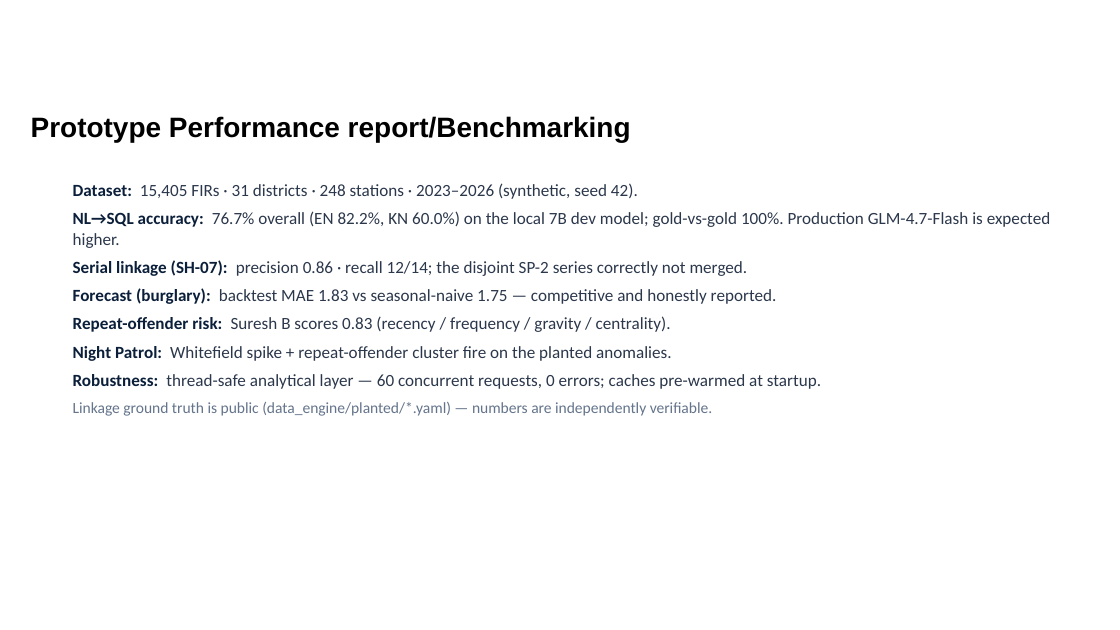
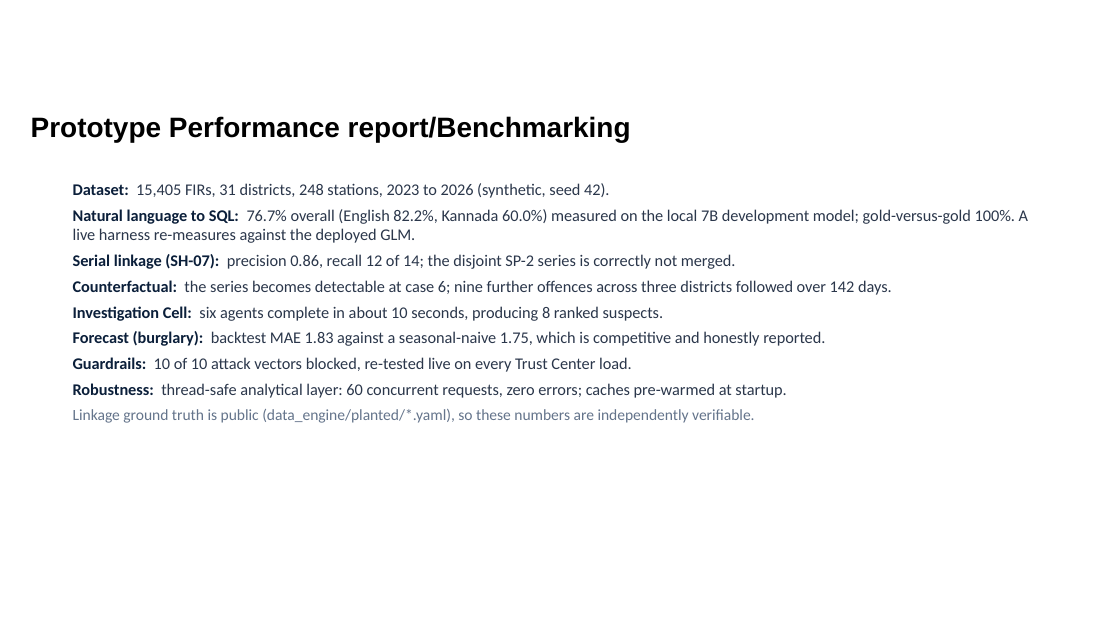
Before and after one commit to arungeekay/anveshak, a slide deck: slide 12 of ANVESHAK_KSP_Datathon_2026_Submission.pptx. Drawn at 1120x630 pixels with LibreOffice and Linux fonts; fonts in the diff are those of the drawing; background and template pictures are left out. Boxes give left, top, right and bottom in pixels: in the first picture for what was removed or moved away, otherwise in the second. Text is boxed around its words. In the diff, an @@ line names an element or a change of style, - is before the commit and + after.

Commit message:
video+deck: refresh both for the Stage-2 feature set
Video (2:38, within the 3-minute limit): re-recorded against the live app covering
all nine views. New beats: the patrol plan, the Trust Center red-team console
refusing injection and caste profiling, the audit chain verifying, a new FIR filed
in plain words joining SH-07 as case 16, the series replay crossing three
districts, the counterfactual, Person 360 and role-scoped answers.

Deck: rewritten for what the app now does, with six fresh screenshots including
the live intake and the red-team console. Benchmarks slide adds the counterfactual,
the ten-second investigation and the guardrail record. Catalyst slide separates
what is live from what is integrated with an honest status.

Also corrected a caption that hardcoded fifteen offences; the intake earlier in the
demo grows the series to sixteen.

```diff
--- a/ANVESHAK_KSP_Datathon_2026_Submission.pptx
+++ b/ANVESHAK_KSP_Datathon_2026_Submission.pptx
@@ text at (73,183,1028,423): text changed; size 11 to 10.5 pt @@
-Dataset: 15,405 FIRs · 31 districts · 248 stations · 2023–2026 (synthetic, seed 42).
-NL→SQL accuracy: 76.7% overall (EN 82.2%, KN 60.0%) on the local 7B dev model; gold-vs-gold 100%. Production GLM-4.7-Flash is expected higher.
-Serial linkage (SH-07): precision 0.86 · recall 12/14; the disjoint SP-2 series correctly not merged.
-Forecast (burglary): backtest MAE 1.83 vs seasonal-naive 1.75 — competitive and honestly reported.
-Repeat-offender risk: Suresh B scores 0.83 (recency / frequency / gravity / centrality).
-Night Patrol: Whitefield spike + repeat-offender cluster fire on the planted anomalies.
-Robustness: thread-safe analytical layer — 60 concurrent requests, 0 errors; caches pre-warmed at startup.
-Linkage ground truth is public (data_engine/planted/*.yaml) — numbers are independently verifiable.
+Dataset: 15,405 FIRs, 31 districts, 248 stations, 2023 to 2026 (synthetic, seed 42).
+Natural language to SQL: 76.7% overall (English 82.2%, Kannada 60.0%) measured on the local 7B development model; gold-versus-gold 100%. A live harness re-measures against the deployed GLM.
+Serial linkage (SH-07): precision 0.86, recall 12 of 14; the disjoint SP-2 series is correctly not merged.
+Counterfactual: the series becomes detectable at case 6; nine further offences across three districts followed over 142 days.
+Investigation Cell: six agents complete in about 10 seconds, producing 8 ranked suspects.
+Forecast (burglary): backtest MAE 1.83 against a seasonal-naive 1.75, which is competitive and honestly reported.
+Guardrails: 10 of 10 attack vectors blocked, re-tested live on every Trust Center load.
+Robustness: thread-safe analytical layer: 60 concurrent requests, zero errors; caches pre-warmed at startup.
+Linkage ground truth is public (data_engine/planted/*.yaml), so these numbers are independently verifiable.
```
Also in this commit, not shown: 13 other slides changed, 11 other files.
